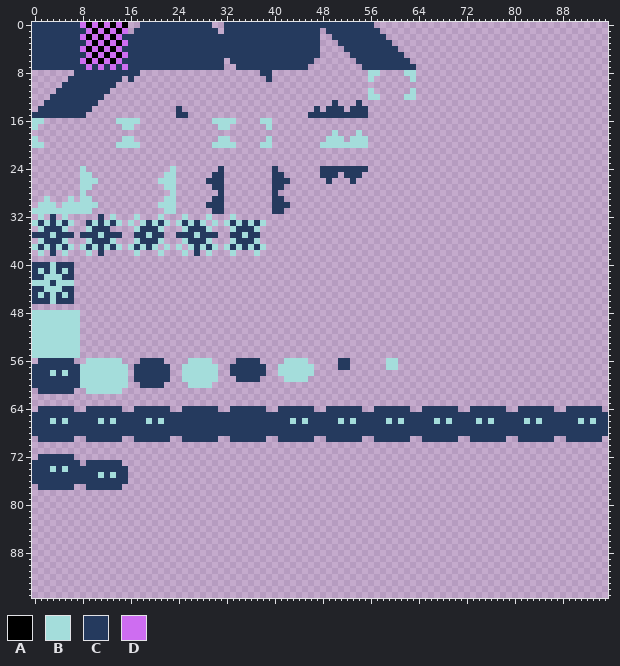
Sprite sheet -- game/assets/spritesheet.png. Above, as it was before the edit.
The file is 96x96 pixels.
Palette (. is transparent): A #000000  B #a4dddb  C #253a5e  D #ce6df1
And afterwards:
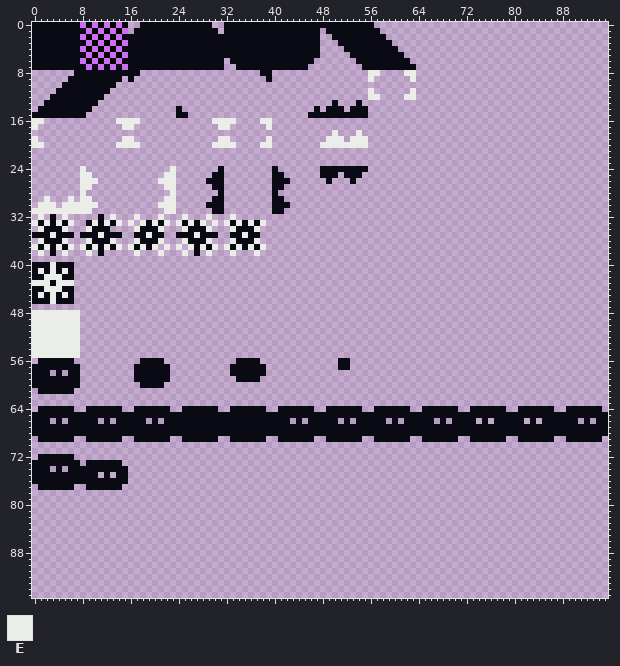
Colours new in this view: E #ebede9
What changed:
colour C: #253a5e -> #090a14
Changed rows in their new state; - is a pixel that keeps its letter.
first column x 56:
 8 EE----EE
 9 E------E
11 E------E
12 EE----EE
first column x 0:
16 EE------------EEEE------------EEEE----EE----------------
17 E--------------EE--------------EE------E----------------
18 --------------------------------------------------E---E-
19 E--------------EE--------------EE------E---------EEE-EEE
20 EE------------EEEE------------EEEE----EE--------EEEEEEEE
first column x 0:
24 --------E--------------E-------------------------------------
25 --------EE------------EE-------------------------------------
26 --------EEE----------EEE-------------------------------------
27 --------EE------------EE-------------------------------------
28 --------E--------------E-------------------------------------
29 --E---E-EE------------EE-------------------------------------
30 -EEE-EEEEEE----------EEE-------------------------------------
31 EEEEEEEEEE------------EE-------------------------------------
32 -E---E-------E---E---E---E---E---E---------------------------
33 E-E-E-E---E-E-E-E-E-E-E-E-E-E-E-E-E-E-E----------------------
34 -E---E---E-------E---E---E---E---E---E-----------------------
35 ---E-------E-------E-------E-------E-------------------------
36 -E---E---E---E---E---E---E---E---E---E-----------------------
37 E-E-E-E-E-E-E-E-E-E-E-E-E-E-E-E-E-E-E-E----------------------
38 -E---E---E-------E---E---E---E---E---E-----------------------
40 ---E---------------------------------------------------------
41 -E-E-E-------------------------------------------------------
42 --EEE--------------------------------------------------------
43 EEE-EEE------------------------------------------------------
44 --EEE--------------------------------------------------------
45 -E-E-E-------------------------------------------------------
46 ---E---------------------------------------------------------
48 EEEEEEEE-----------------------------------------------------
49 EEEEEEEE-----------------------------------------------------
50 EEEEEEEE-----------------------------------------------------
51 EEEEEEEE-----------------------------------------------------
52 EEEEEEEE-----------------------------------------------------
53 EEEEEEEE-----------------------------------------------------
54 EEEEEEEE-----------------------------------------------------
55 EEEEEEEE-----------------------------------------------------
56 ---------......-----------....------------....-------------..
57 --------........---------......----------......------------..
58 ---.-.--........---------......----------......--------------
59 --------........---------......-----------....---------------
60 --------........----------....-------------------------------
61 ---------......----------------------------------------------
first column x 3:
66 .-.-----.-.-----.-.---------------------.-.-----.-.-----.-.-----.-.----.-.-----.-.------.-.
first column x 3:
74 .-.--------
75 --------.-.
